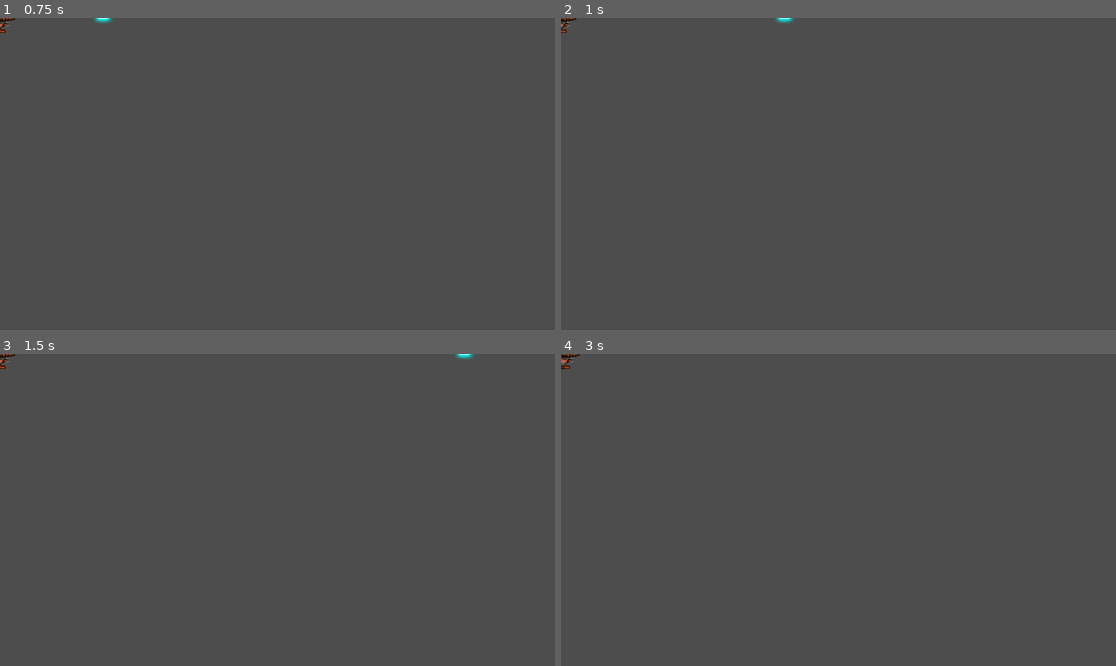
Above: before the commit, frames 1-4 (two rows, left to right).
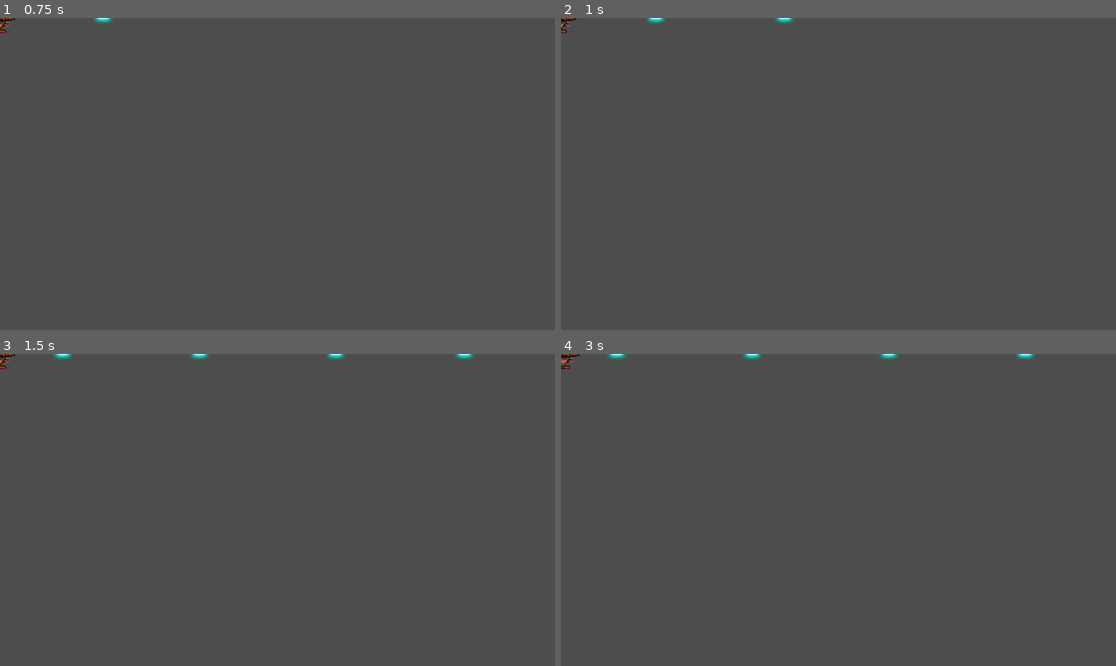
Above: after the commit, the same moments.

Repository: zenoplex/space-rocks
Game: Godot game, scene res://player/player.tscn
Same seed, same stepped clock (60 frames per second), same inputs: the game is played once before the commit and once after it. The project has no main scene, so this scene is started directly.
Inputs:
- Up to frame 1 (0.75 s): tap Enter at 0.5 s; hold D (rotate_right) from 0.53 s (still down); hold Space (shoot) from 0.53 s (still down)
- Up to frame 2 (1 s): keep holding D (rotate_right); keep holding Space (shoot)
- Up to frame 3 (1.5 s): release D (rotate_right) at 1.28 s; release Space (shoot) at 1.28 s; hold A (rotate_left) from 1.28 s (still down); tap Space (shoot) at 1.35 s
- Up to frame 4 (3 s): tap Enter at 2 s; release A (rotate_left) at 2.03 s; hold D (rotate_right) 2.03-2.78 s; hold Space (shoot) 2.03-2.78 s; hold W (thrust) from 2.78 s (still down); tap Space (shoot) at 2.85 s

Frame 1 is identical in both runs. In frame 2, less than 0.1% of the frame differs, in the area x 15-19%, y 0-2%; in frame 3, 0.1%; in frame 4, 0.2%, in the area x 8-86%, y 0-2%.

Commit message:
feat: Add gun cooldown functionality

Diff:
--- a/player/player.gd
+++ b/player/player.gd
@@ -74,3 +74,6 @@
 	transform2d.origin.x = wrap(transform2d.origin.x, -half_size.x , screensize.x + half_size.x)
 	transform2d.origin.y = wrap(transform2d.origin.y, -half_size.y , screensize.y + half_size.y)
 	physics_state.transform = transform2d
+
+func _on_gun_cooldown_timer_timeout() -> void:
+	can_shoot = true
--- a/player/player.tscn
+++ b/player/player.tscn
@@ -10,6 +10,9 @@
 [node name="Player" type="RigidBody2D"]
 script = ExtResource("1_21n7p")
 bullet_scene = ExtResource("2_g6lr5")
+fire_rate = null
+engine_power = null
+spin_power = null
 
 [node name="Sprite2D" type="Sprite2D" parent="."]
 rotation = 1.5708
@@ -26,3 +29,5 @@
 [node name="GunCooldownTimer" type="Timer" parent="."]
 one_shot = true
 autostart = true
+
+[connection signal="timeout" from="GunCooldownTimer" to="." method="_on_gun_cooldown_timer_timeout"]
